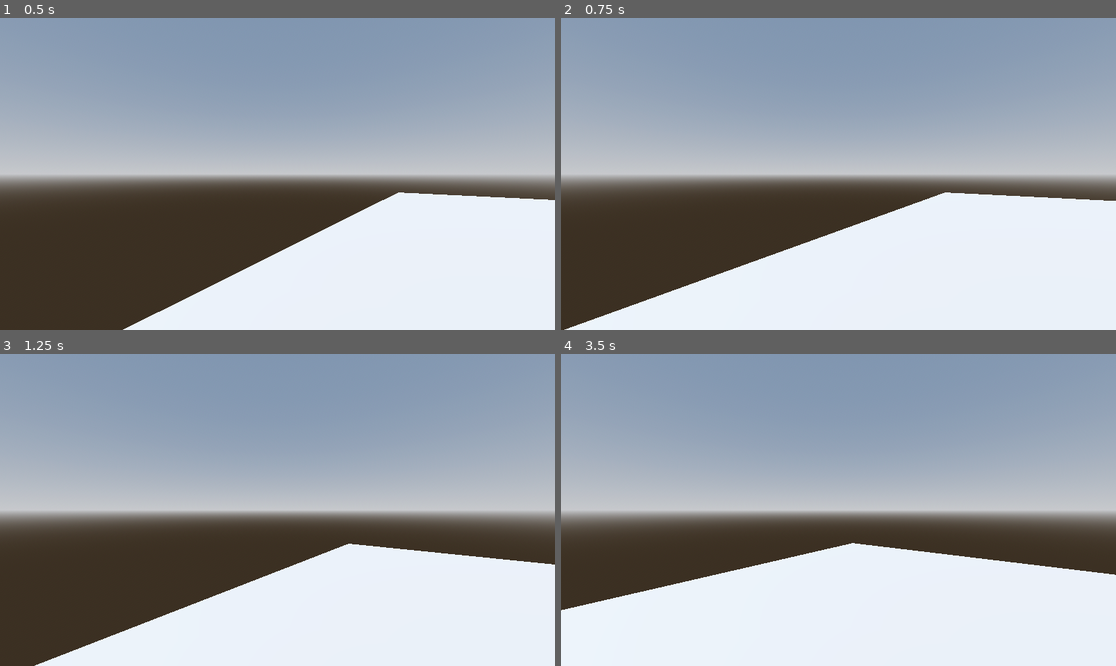
Above: before the commit, frames 1-4 (two rows, left to right).
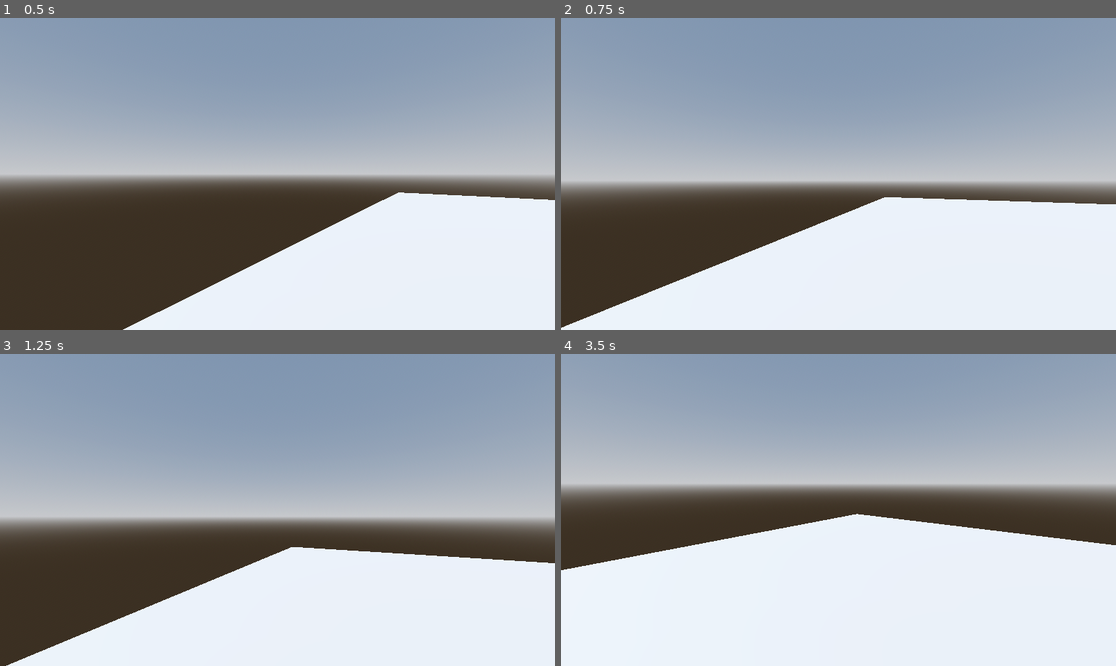
Above: after the commit, the same moments.

Repository: JorgeVelascoGames/FPS-template
Game: Godot game, scene res://Levels/Sandbox.tscn
Same seed, same stepped clock (60 frames per second), same inputs: the game is played once before the commit and once after it.
Inputs (mouse positions are in pixels of both pictures, inside the frame that each line leads up to):
- Up to frame 1 (0.5 s): no input
- Up to frame 2 (0.75 s): move the mouse to (960, 158) at 0.52 s; hold D (move_right) from 0.53 s (still down)
- Up to frame 3 (1.25 s): keep holding D (move_right); tap Space (jump) at 0.77 s
- Up to frame 4 (3.5 s): move the mouse to (727, 525) at 1.27 s; release D (move_right) at 1.28 s; hold S (move_back) 1.28-2.03 s; tap Space (jump) at 1.52, 3.02 s; move the mouse to (894, 441) at 2.02 s; hold D (move_right) 2.03-2.78 s; move the mouse to (810, 572) at 2.77 s; hold W (move_forward) from 2.78 s (still down)

Frame 1 is identical in both runs. In frame 2, 8.0% of the frame differs, in the area x 0-100%, y 50-100%; in frame 3, 8.3%; in frame 4, 24%, in the area x 0-100%, y 37-83%.

Commit message:
-Camera rotation implemented

Diff:
--- a/Player/player.gd
+++ b/Player/player.gd
@@ -7,8 +7,18 @@
 # Get the gravity from the project settings to be synced with RigidBody nodes.
 var gravity = ProjectSettings.get_setting("physics/3d/default_gravity")
 
+var mouse_motion := Vector2.ZERO
+@onready var camera_pivot = $CameraPivot
+
+
+
+func _ready():
+	Input.mouse_mode = Input.MOUSE_MODE_CAPTURED
+
 
 func _physics_process(delta):
+	handle_camera_rotation()
+
 	# Add the gravity.
 	if not is_on_floor():
 		velocity.y -= gravity * delta
@@ -29,3 +39,15 @@
 		velocity.z = move_toward(velocity.z, 0, SPEED)
 
 	move_and_slide()
+
+
+func _input(event):
+	if event is InputEventMouseMotion:
+		mouse_motion = -event.relative * 0.001
+
+
+func handle_camera_rotation() -> void:
+	rotate_y(mouse_motion.x)
+	camera_pivot.rotate_x(mouse_motion.y)
+	camera_pivot.rotation_degrees.x = clampf(camera_pivot.rotation_degrees.x, -90.0, 90)
+	mouse_motion = Vector2.ZERO
--- a/Player/player.tscn
+++ b/Player/player.tscn
@@ -15,5 +15,7 @@
 [node name="CollisionShape3D" type="CollisionShape3D" parent="."]
 shape = SubResource("CapsuleShape3D_6wihg")
 
-[node name="Camera3D" type="Camera3D" parent="."]
+[node name="CameraPivot" type="Node3D" parent="."]
 transform = Transform3D(1, 0, 0, 0, 1, 0, 0, 0, 1, 0, 0.3, 0)
+
+[node name="Camera3D" type="Camera3D" parent="CameraPivot"]
